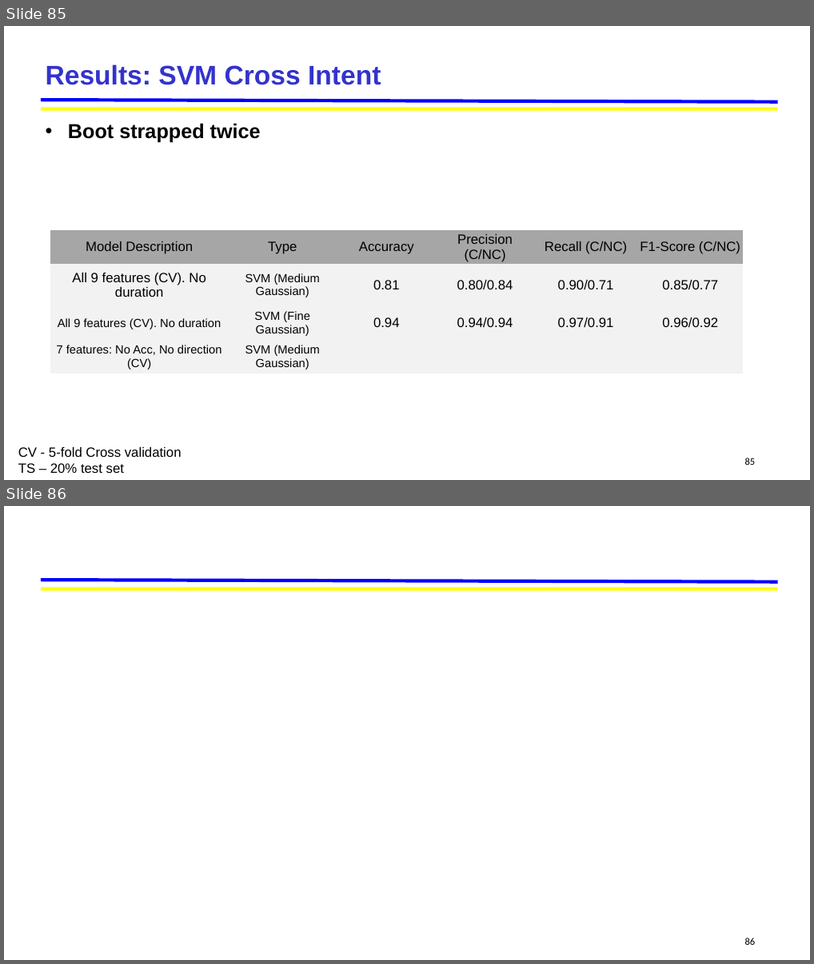
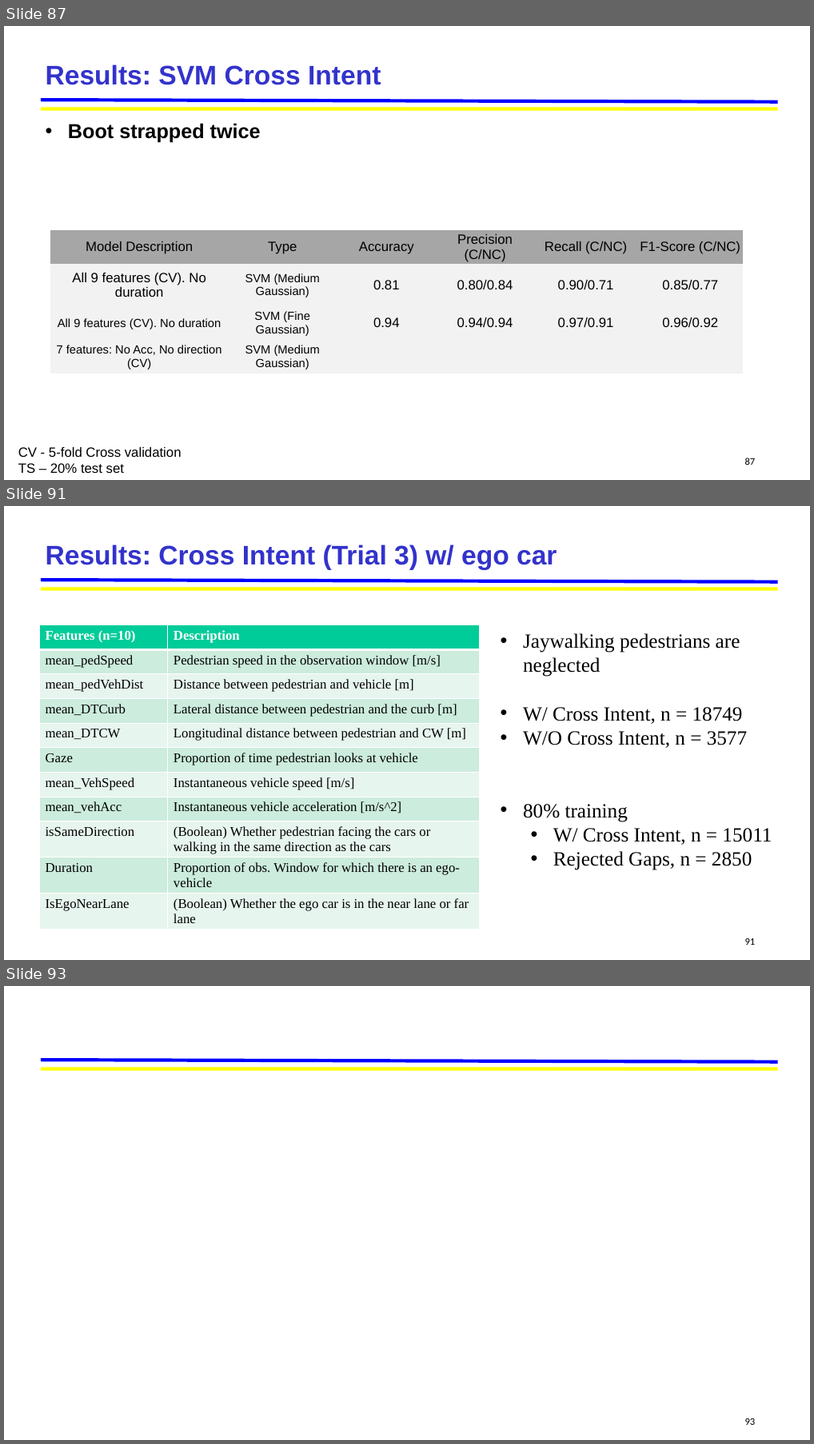
Before and after one commit to jskumaar/pedestrianHybridModel, a slide deck: Pedestrian_Hybrid_Model [Autosaved].pptx. Shown one above the other, each under a label of ours: slides 85 and 86 before the commit, slides 87, 91 and 93 after it; the slides between them are not shown. The pictures are 814x964 and 814x1444 pixels, drawn with LibreOffice and Linux fonts; fonts in the diff are those of the drawing; background and template pictures are left out. Boxes give left, top, right and bottom in pixels: in the first picture for what was removed or moved away, otherwise in the second. Text is boxed around its words. In the diff, an @@ line names an element or a change of style, - is before the commit and + after.

```diff
--- a/Pedestrian_Hybrid_Model [Autosaved].pptx
+++ b/Pedestrian_Hybrid_Model [Autosaved].pptx
@@ slide 91 added at (x1=4, y1=506, x2=810, y2=960), background #FFFFFF; not listed: 2 template elements that a slide beside it also shows @@
@@ title added at (x1=46, y1=544, x2=557, y2=570), 32 pt, text #3333CC, bold @@
+Results: Cross Intent (Trial 3) w/ ego car
@@ table added at (x1=39, y1=625, x2=479, y2=960), 11 rows, 2 columns @@
+Features (n=10) | Description
+mean_pedSpeed | Pedestrian speed in the observation window [m/s]
+mean_pedVehDist | Distance between pedestrian and vehicle [m]
+mean_DTCurb | Lateral distance between pedestrian and the curb [m]
+mean_DTCW | Longitudinal distance between pedestrian and CW [m]
+Gaze | Proportion of time pedestrian looks at vehicle
+mean_VehSpeed | Instantaneous vehicle speed [m/s]
+mean_vehAcc | Instantaneous vehicle acceleration [m/s^2]
+isSameDirection | (Boolean) Whether pedestrian facing the cars or walking in the same direction as the cars
+Duration | Proportion of obs. Window for which there is an ego-vehicle
+IsEgoNearLane | (Boolean) Whether the ego car is in the near lane or far lane
@@ text added at (x1=523, y1=633, x2=772, y2=870), 24 pt, text #000000 @@
+• Jaywalking pedestrians are neglected
+• W/ Cross Intent, n = 18749
+• W/O Cross Intent, n = 3577
+• 80% training
+  • W/ Cross Intent, n = 15011
+  • Rejected Gaps, n = 2850
@@ page number added at (x1=746, y1=938, x2=756, y2=944), 12 pt, text #000000 @@
+91
@@ what was slide 85 is now slide 87 @@
@@ page number at (x1=746, y1=457, x2=756, y2=464): text changed @@
-85
+87
@@ what was slide 86 is now slide 93 @@
@@ page number at (x1=746, y1=1418, x2=756, y2=1424): text changed @@
-86
+93
```
Also in this commit, not shown: 1 slide changed, 6 other slides added, 50 other files.
